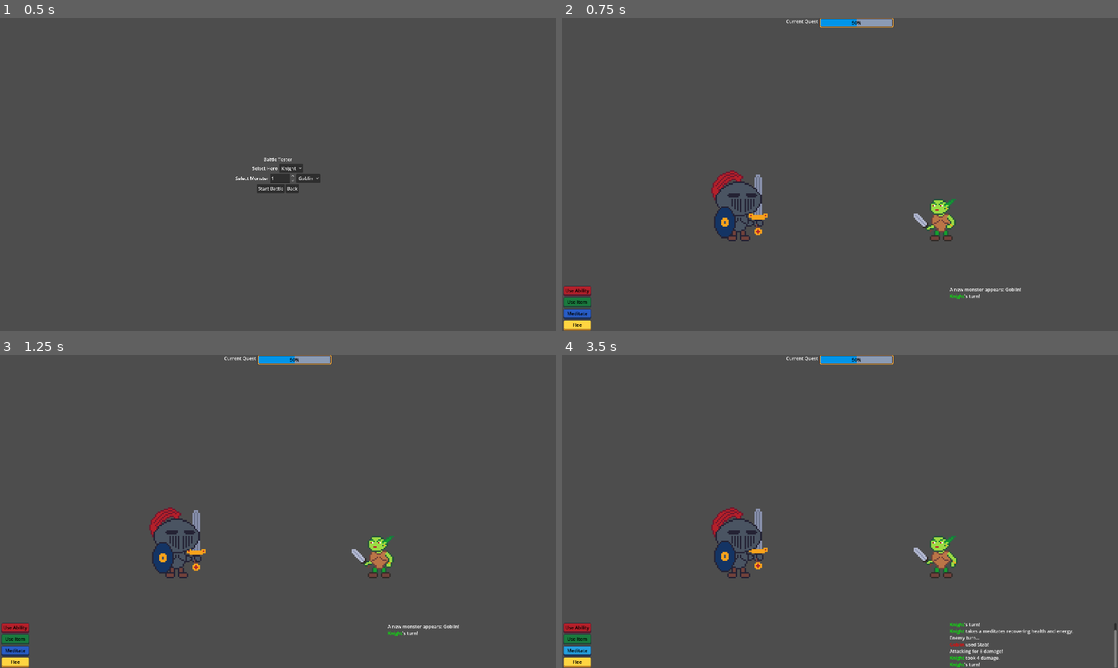
Above: before the commit, frames 1-4 (two rows, left to right).
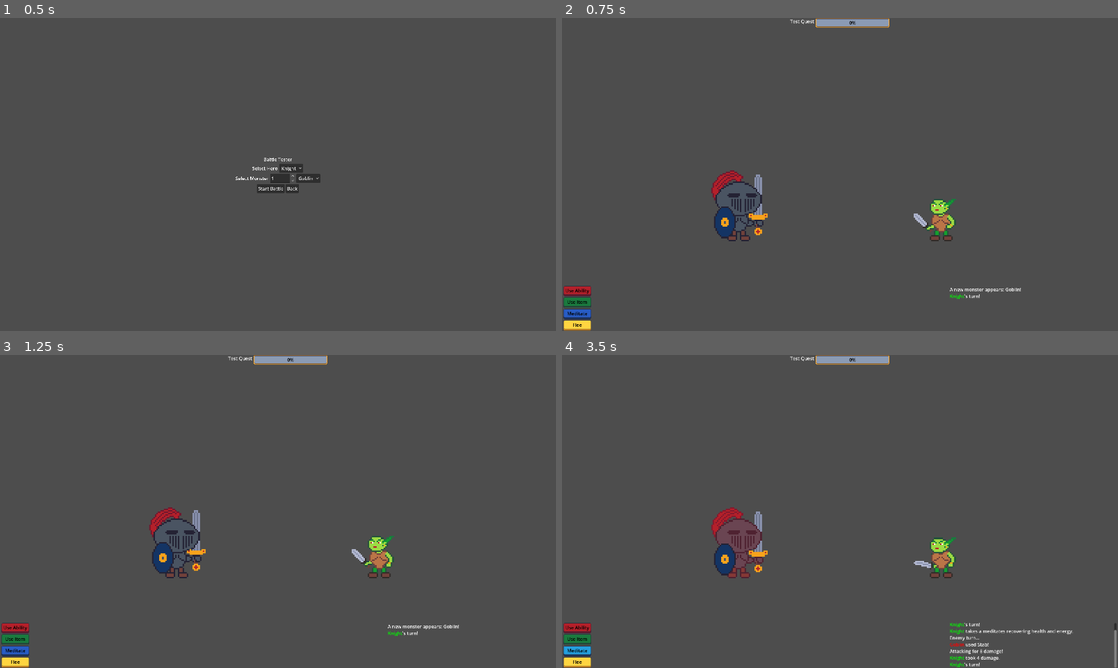
Above: after the commit, the same moments.

Repository: navtges3/PixelValley
Game: Godot game, scene res://scenes/test/battle_tester.tscn
Same seed, same stepped clock (60 frames per second), same inputs: the game is played once before the commit and once after it. This scene is started directly instead of the project's main scene.
Inputs:
- Up to frame 1 (0.5 s): no input
- Up to frame 2 (0.75 s): click "Start Battle" at 0.5 s
- Up to frame 3 (1.25 s): no input
- Up to frame 4 (3.5 s): click "Use Ability" at 1.25 s; click "Use Item" at 2 s; click "Meditate" at 2.75 s

Frame 1 is identical in both runs. In frame 2, 0.3% of the frame differs, in the area x 40-60%, y 0-4%; in frame 3, 0.3%; in frame 4, 1.6%, in the area x 27-72%, y 0-72%.
Error before the commit: Invalid access to property or key 'title' on a base object of type 'Nil'. (res://scripts/ui/components/quest_progress_bar.gd:7)

Commit message:
Refactor battle animations to disable looping for knight and goblin attacks; update battle screen for animation signals and quest updates

Diff:
--- a/resources/heroes/knight/knight_sprite_frames.tres
+++ b/resources/heroes/knight/knight_sprite_frames.tres
@@ -103,7 +103,7 @@
 "duration": 1.0,
 "texture": SubResource("AtlasTexture_ofuik")
 }],
-"loop": true,
+"loop": false,
 "name": &"attack",
 "speed": 7.5
 }, {
@@ -129,7 +129,7 @@
 "duration": 1.0,
 "texture": SubResource("AtlasTexture_wjvhg")
 }],
-"loop": true,
+"loop": false,
 "name": &"block",
 "speed": 10.0
 }, {
@@ -146,7 +146,7 @@
 "duration": 1.0,
 "texture": SubResource("AtlasTexture_d12ta")
 }],
-"loop": true,
+"loop": false,
 "name": &"hurt",
 "speed": 10.0
 }, {
--- a/resources/monsters/goblin/goblin_sprite_frames.tres
+++ b/resources/monsters/goblin/goblin_sprite_frames.tres
@@ -91,7 +91,7 @@
 "duration": 1.0,
 "texture": SubResource("AtlasTexture_notfj")
 }],
-"loop": true,
+"loop": false,
 "name": &"attack",
 "speed": 7.5
 }, {
@@ -108,7 +108,7 @@
 "duration": 1.0,
 "texture": SubResource("AtlasTexture_p6bew")
 }],
-"loop": true,
+"loop": false,
 "name": &"block",
 "speed": 7.5
 }, {
@@ -125,7 +125,7 @@
 "duration": 1.0,
 "texture": SubResource("AtlasTexture_03vih")
 }],
-"loop": true,
+"loop": false,
 "name": &"hurt",
 "speed": 10.0
 }, {
--- a/scenes/ui/screens/battle_screen.tscn
+++ b/scenes/ui/screens/battle_screen.tscn
@@ -9,7 +9,7 @@
 [ext_resource type="Script" uid="uid://bgmcha5vrlqop" path="res://scripts/systems/battle_manager.gd" id="11_o00jr"]
 [ext_resource type="PackedScene" uid="uid://i13p0dcm5xx0" path="res://scenes/ui/popups/battle_victory_popup.tscn" id="13_jn4pq"]
 
-[node name="BattleScreen" type="Control"]
+[node name="BattleScreen" type="Control" unique_id=1921801911]
 layout_mode = 3
 anchors_preset = 15
 anchor_right = 1.0
@@ -18,24 +18,24 @@
 grow_vertical = 2
 script = ExtResource("1_ihhiw")
 
-[node name="HeroSlot" type="Marker2D" parent="."]
+[node name="HeroSlot" type="Marker2D" parent="." unique_id=1425626208]
 position = Vector2(450, 800)
 
-[node name="MonsterSlot" type="Marker2D" parent="."]
+[node name="MonsterSlot" type="Marker2D" parent="." unique_id=1177753450]
 position = Vector2(1470, 800)
 
-[node name="TopBar" type="HBoxContainer" parent="."]
+[node name="TopBar" type="HBoxContainer" parent="." unique_id=450098864]
 layout_mode = 1
 anchors_preset = -1
 anchor_right = 1.0
 size_flags_vertical = 0
 
-[node name="QuestProgressBar" parent="TopBar" instance=ExtResource("3_ihhiw")]
+[node name="QuestProgressBar" parent="TopBar" unique_id=786005872 instance=ExtResource("3_ihhiw")]
 layout_mode = 2
 size_flags_horizontal = 6
 size_flags_vertical = 0
 
-[node name="ActionArea" type="HBoxContainer" parent="."]
+[node name="ActionArea" type="HBoxContainer" parent="." unique_id=337684969]
 layout_mode = 1
 anchors_preset = -1
 anchor_top = 1.0
@@ -46,10 +46,10 @@
 offset_right = -5.0
 offset_bottom = -5.0
 
-[node name="LeftPanel" type="VBoxContainer" parent="ActionArea"]
+[node name="LeftPanel" type="VBoxContainer" parent="ActionArea" unique_id=756459339]
 layout_mode = 2
 
-[node name="AbilityButton" type="Button" parent="ActionArea/LeftPanel"]
+[node name="AbilityButton" type="Button" parent="ActionArea/LeftPanel" unique_id=598476712]
 custom_minimum_size = Vector2(96, 32)
 layout_mode = 2
 size_flags_horizontal = 4
@@ -58,7 +58,7 @@
 toggle_mode = true
 text = "Use Ability"
 
-[node name="ItemButton" type="Button" parent="ActionArea/LeftPanel"]
+[node name="ItemButton" type="Button" parent="ActionArea/LeftPanel" unique_id=110423753]
 custom_minimum_size = Vector2(96, 32)
 layout_mode = 2
 size_flags_horizontal = 4
@@ -67,7 +67,7 @@
 toggle_mode = true
 text = "Use Item"
 
-[node name="MeditateButton" type="Button" parent="ActionArea/LeftPanel"]
+[node name="MeditateButton" type="Button" parent="ActionArea/LeftPanel" unique_id=1755693489]
 custom_minimum_size = Vector2(96, 32)
 layout_mode = 2
 size_flags_horizontal = 4
@@ -76,7 +76,7 @@
 theme = ExtResource("9_06vtu")
 text = "Meditate"
 
-[node name="FleeButton" type="Button" parent="ActionArea/LeftPanel"]
+[node name="FleeButton" type="Button" parent="ActionArea/LeftPanel" unique_id=2132098312]
 custom_minimum_size = Vector2(96, 32)
 layout_mode = 2
 size_flags_horizontal = 4
@@ -84,26 +84,28 @@
 theme = ExtResource("10_c2ins")
 text = "Flee"
 
-[node name="MiddlePanel" type="ScrollContainer" parent="ActionArea"]
+[node name="MiddlePanel" type="ScrollContainer" parent="ActionArea" unique_id=121735259]
 layout_mode = 2
 horizontal_scroll_mode = 0
 
-[node name="OptionList" type="VBoxContainer" parent="ActionArea/MiddlePanel"]
+[node name="OptionList" type="VBoxContainer" parent="ActionArea/MiddlePanel" unique_id=781619579]
 layout_mode = 2
 size_flags_vertical = 3
 
-[node name="Button" type="Button" parent="ActionArea/MiddlePanel/OptionList"]
+[node name="Button" type="Button" parent="ActionArea/MiddlePanel/OptionList" unique_id=1920686518]
 layout_mode = 2
 text = "This is an Ability"
 
-[node name="BattleLog" type="RichTextLabel" parent="ActionArea"]
+[node name="BattleLog" type="RichTextLabel" parent="ActionArea" unique_id=1459385711]
 custom_minimum_size = Vector2(576, 0)
 layout_mode = 2
 size_flags_horizontal = 10
 scroll_following = true
 
-[node name="BattleManager" type="Node" parent="."]
+[node name="BattleManager" type="Node" parent="." unique_id=973972740]
 script = ExtResource("11_o00jr")
 
-[node name="BattleVictoryPopup" parent="." instance=ExtResource("13_jn4pq")]
+[node name="BattleVictoryPopup" parent="." unique_id=1609275692 instance=ExtResource("13_jn4pq")]
 visible = false
+
+[connection signal="hero_attack" from="BattleManager" to="." method="_on_battle_manager_hero_attack"]
--- a/scripts/systems/battle_manager.gd
+++ b/scripts/systems/battle_manager.gd
@@ -9,15 +9,23 @@
 
 var state = BattleState.PLAYER_TURN
 
-signal monster_slain(monster_name: String)
 signal new_monster(monster_ref: Monster)
 signal player_turn()
 signal monster_turn()
+signal monster_slain(monster_name: String)
 signal quest_completed()
 signal hero_defeated()
+
+# UI updates
 signal battle_log_updated(msg: String)
+signal hero_updated(hero_ref: Hero)
 signal monster_updated(monster_ref: Monster)
-signal hero_updated(hero_ref: Hero)
+
+# Animation Signals
+signal hero_attacking()
+signal hero_hurt()
+signal monster_attacking()
+signal monster_hurt()
 
 func setup_battle(config: BattleConfig) -> void:
 	hero = config.hero
@@ -40,10 +48,11 @@
 func player_ability_selected(ability: Ability) -> void:
 	if state != BattleState.PLAYER_TURN:
 		return
-	# Find the ability by name
+	emit_signal("hero_attacking")
 	var output = ability.use(hero, monster)
 	if output:
 		emit_signal("battle_log_updated", output)
+		emit_signal("monster_hurt")
 		emit_signal("monster_updated", monster)
 		emit_signal("hero_updated", hero)
 		end_player_turn()
@@ -106,9 +115,11 @@
 
 func enemy_turn() -> void:
 	emit_signal("battle_log_updated", "Enemy turn...\n")
+	emit_signal("monster_attacking")
 	var monster_ability = monster.choose_ability(hero)
 	var output = monster_ability.use(monster, hero)
 	emit_signal("battle_log_updated", output)
+	emit_signal("hero_hurt")
 	emit_signal("hero_updated", hero)
 	end_enemy_turn()
 
--- a/scripts/test/battle_tester.gd
+++ b/scripts/test/battle_tester.gd
@@ -33,6 +33,7 @@
 	monster_obj.monster = monster_resources[monster_dropdown.get_selected_id()]
 	monster_obj.target_amount = monster_spin_box.value
 	var test_quest = Quest.new()
+	test_quest.title = "Test Quest"
 	test_quest.monster_objectives.append(monster_obj)
 
 	var config := BattleConfig.new()
--- a/scripts/ui/components/battle_character.gd
+++ b/scripts/ui/components/battle_character.gd
@@ -1,6 +1,8 @@
 extends Node2D
 
 @onready var sprite: AnimatedSprite2D = $Visual/AnimatedSprite2D
+
+signal animation_done()
 
 func _ready() -> void:
 	sprite.animation_finished.connect(_on_animation_finished)
@@ -8,6 +10,7 @@
 func _on_animation_finished() -> void:
 	if sprite.animation != "idle":
 		sprite.play("idle")
+	emit_signal("animation_done")
 
 func set_frames(frames: SpriteFrames) -> void:
 	sprite.sprite_frames = frames
--- a/scripts/ui/components/quest_progress_bar.gd
+++ b/scripts/ui/components/quest_progress_bar.gd
@@ -1,12 +1,12 @@
 extends HBoxContainer
 
-var quest: Quest
+@export var quest: Quest
 
-func _ready() -> void:
-	quest = GameState.current_quest
-	$QuestLabel.text = quest.title
-	$ProgressBar.max_value = quest.get_monster_count()
-	update_bar()
+func update_quest():
+	if quest:
+		$QuestLabel.text = quest.title
+		$ProgressBar.max_value = quest.get_monster_count()
+		update_bar()
 
 func update_bar():
 	$ProgressBar.value = clamp(quest.get_slain_count(), 0, quest.get_monster_count())
--- a/scripts/ui/screens/battle_screen.gd
+++ b/scripts/ui/screens/battle_screen.gd
@@ -25,7 +25,6 @@
 var monster_visual
 
 func _ready() -> void:
-
 	victory_popup.continue_pressed.connect(_on_victory_popup_continue_pressed)
 	victory_popup.retreat_pressed.connect(_on_victory_popup_retreat_pressed)
 	ability_button.toggled.connect(_on_ability_button_toggled)
@@ -40,6 +39,14 @@
 	battle_manager.battle_log_updated.connect(_on_battle_log_updated)
 	battle_manager.monster_slain.connect(_on_monster_slain)
 
+	# Battle Animations
+	battle_manager.hero_attacking.connect(_on_hero_attack)
+	battle_manager.hero_hurt.connect(_on_hero_hurt)
+	battle_manager.monster_attacking.connect(_on_monster_attack)
+	battle_manager.monster_hurt.connect(_on_monster_hurt)
+
+	quest_bar.quest = battle_config.quest
+	quest_bar.update_quest()
 	empty_option_list()
 	_spawn_hero()
 	_spawn_monster()
@@ -62,6 +69,20 @@
 	hero_visual.set_frames(KNIGHT_SPRITE_FRAMES)
 	hero_visual.scale.x = 5
 	hero_visual.scale.y = 5
+
+func _on_hero_attack() -> void:
+	hero_visual.play_attack()
+	await hero_visual.animation_done
+
+func _on_hero_hurt() -> void:
+	hero_visual.play_hurt()
+
+func _on_monster_attack() -> void:
+	monster_visual.play_attack()
+	await monster_visual.animation_done
+
+func _on_monster_hurt() -> void:
+	monster_visual.play_hurt()
 
 func _on_battle_log_updated(msg: String) -> void:
 	$ActionArea/BattleLog.append_text(msg)
Not shown: 1 places in scenes/ui/screens/battle_screen.tscn that only renumber resources
